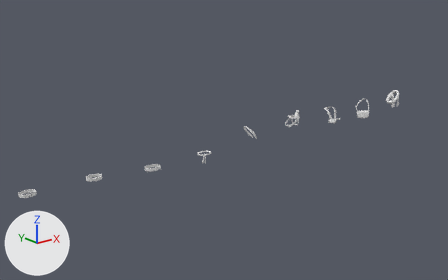
Two versions of the Blender file Attires/Attires_Accessories/Attires_Accessories_Body/Attires_Accessories_Body.blend, one commit apart.
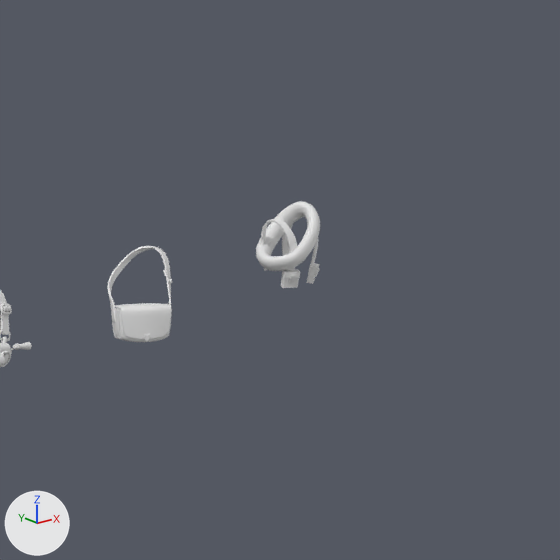
Each version is shown whole from a 50 mm camera at (-4.22, -11.68, 5.95) aimed at (5.9, 0.97, 0.89), then close up on the part from 75% to 100% of the width and 17% to 58% of the height. The axes (+X, +Y, +Z) are drawn at lower left. The lights are the same throughout. The last two pictures show the newer version.

Objects in the first close-up: 'Attire_Accessory_Body_MailmanBag', 'Attire_Accessory_Body_SoldierWear', 'Attire_Accessory_Body_TicketMachine'.
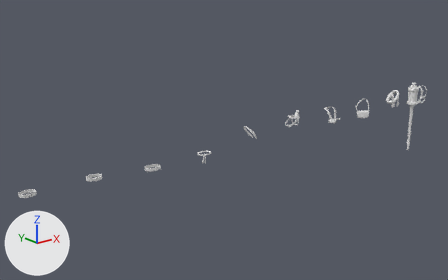
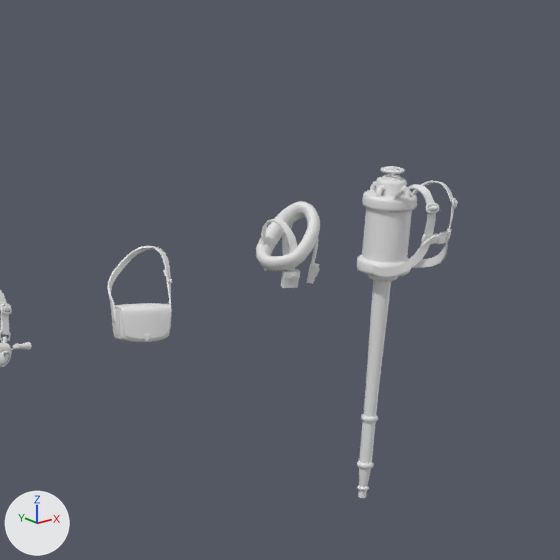
Boxes [x1, y1, x2, y2] around the edits, measured in the close-ups (560 x 560 px):
```json
{"object": "Attire_Accessory_Body_FirefighterWaterTank", "change": "added", "after": [357, 166, 458, 498]}
```

Edits to the scene script, one JSON object a line:
```json
{"op": "add", "block": "me_attire_accessory_body_firefighterwatertank", "code": ["me_attire_accessory_body_firefighterwatertank = bpy.data.meshes.new('Attire_Accessory_Body_FirefighterWaterTank')", "me_attire_accessory_body_firefighterwatertank.from_pydata(...)  # 2579 vertices, 2694 faces; spans x -0.22..0.22, y -0.16..0.48, z -0.78..1.58", "me_attire_accessory_body_firefighterwatertank.polygons.foreach_set('use_smooth', [True] * 2694)"]}
{"op": "add", "block": "ob_attire_accessory_body_firefighterwatertank", "code": ["ob_attire_accessory_body_firefighterwatertank = bpy.data.objects.new('Attire_Accessory_Body_FirefighterWaterTank', me_attire_accessory_body_firefighterwatertank)", "ob_attire_accessory_body_firefighterwatertank.location = (13.5, 0.0, 0.0)", "_m = ob_attire_accessory_body_firefighterwatertank.modifiers.new('WeightedNormal', 'WEIGHTED_NORMAL')", "_m.keep_sharp = True"]}
```
